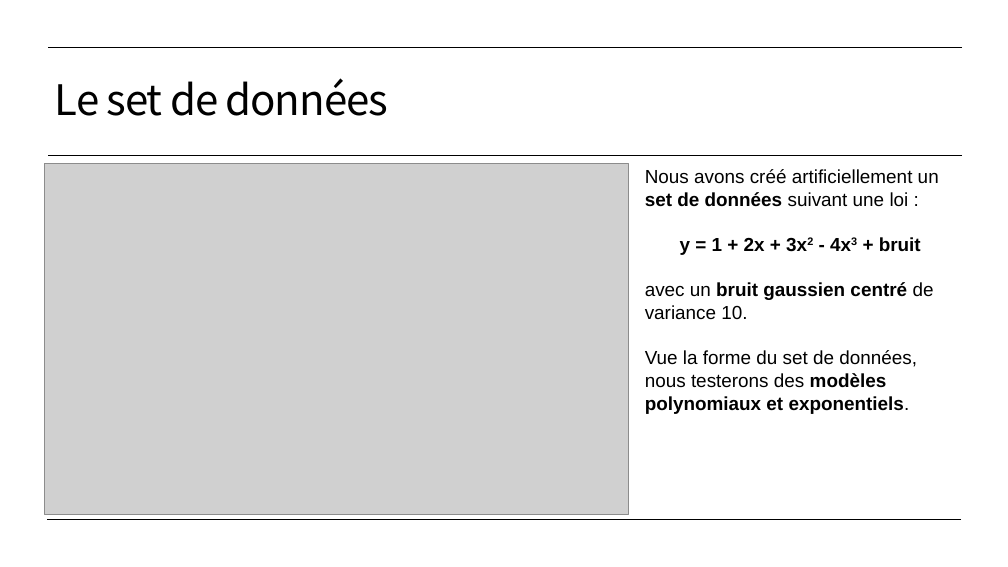
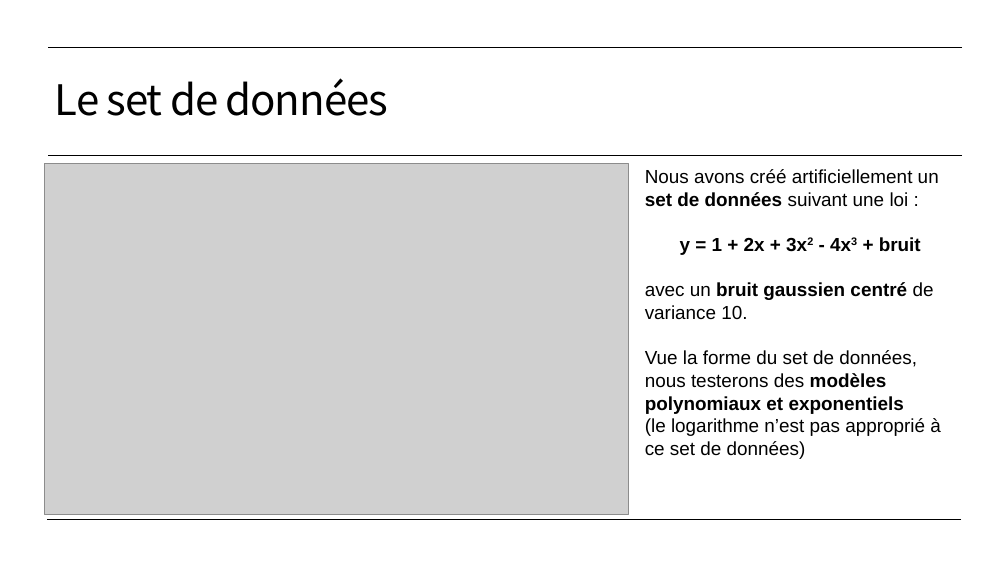
Before and after one commit to olivier-lapabe/Algorithmic-Information-in-AI---Fine-Tuning-Regression-Models-for-Peak-Performance, a slide deck: slide 4 of Soutenance.pptx. Drawn at 1008x567 pixels with LibreOffice and Linux fonts; fonts in the diff are those of the drawing; grey boxes stand for pictures. Boxes give left, top, right and bottom in pixels: in the first picture for what was removed or moved away, otherwise in the second. Text is boxed around its words. In the diff, an @@ line names an element or a change of style, - is before the commit and + after.

```diff
--- a/Soutenance.pptx
+++ b/Soutenance.pptx
@@ text at <box>645,350,941,459</box>: text changed @@
-Vue la forme du set de données, nous testerons des modèles polynomiaux et exponentiels.
+Vue la forme du set de données, nous testerons des modèles polynomiaux et exponentiels
+(le logarithme n’est pas approprié à ce set de données)
```
Also in this commit, not shown: 1 other slide changed, 1 slide added, 1 slide removed, 1 other file.
